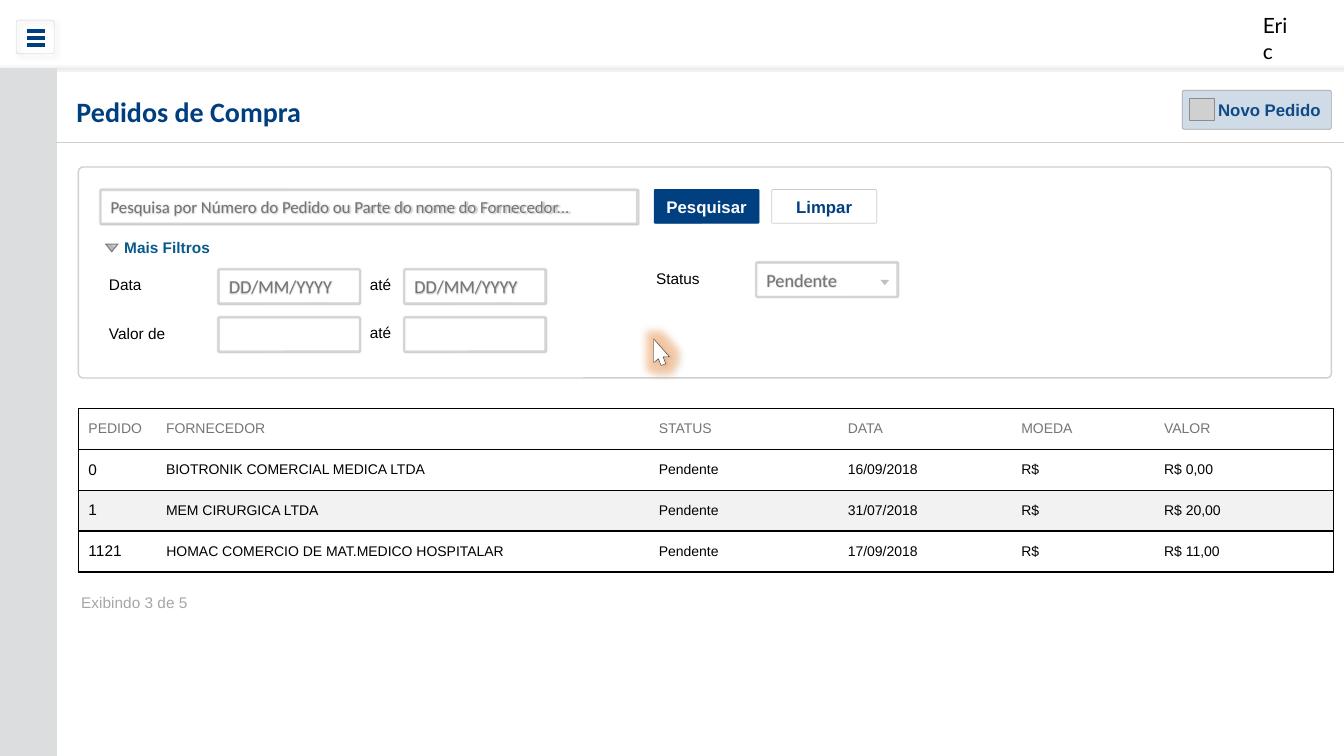
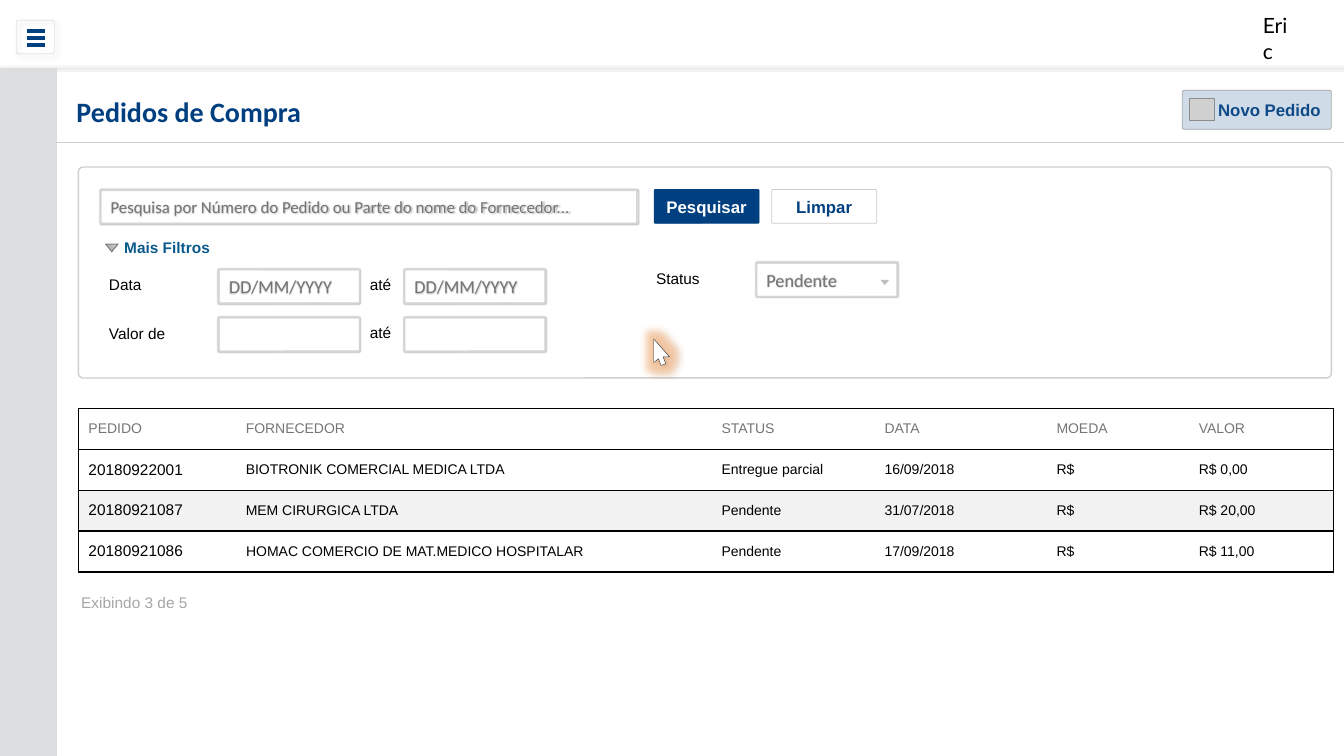
Before and after one commit to ericfgsilva/biograma, a slide deck: slide 2 of prototipo/PedidoDeCompra.pptx. Drawn at 1344x756 pixels with LibreOffice and Linux fonts; fonts in the diff are those of the drawing; grey boxes stand for pictures; background and template pictures are left out. Boxes give left, top, right and bottom in pixels: in the first picture for what was removed or moved away, otherwise in the second. Text is boxed around its words. In the diff, an @@ line names an element or a change of style, - is before the commit and + after.

```diff
--- a/prototipo/PedidoDeCompra.pptx
+++ b/prototipo/PedidoDeCompra.pptx
@@ table at [79, 408, 1334, 572] @@
-row 2, column 1: 0
+row 2, column 1: 20180922001
-row 2, column 3: Pendente
+row 2, column 3: Entregue parcial
-row 3, column 1: 1
+row 3, column 1: 20180921087
-row 4, column 1: 1121
+row 4, column 1: 20180921086
```
Also in this commit, not shown: 1 other slide changed, 1 slide added, 1 slide removed, 1 other file.
